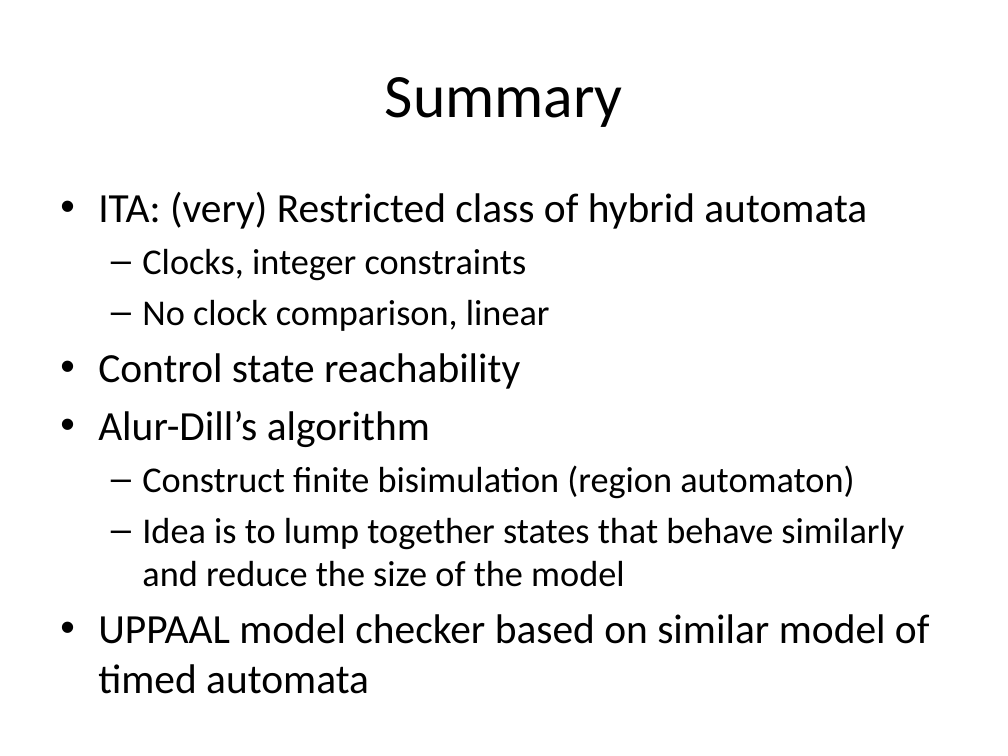
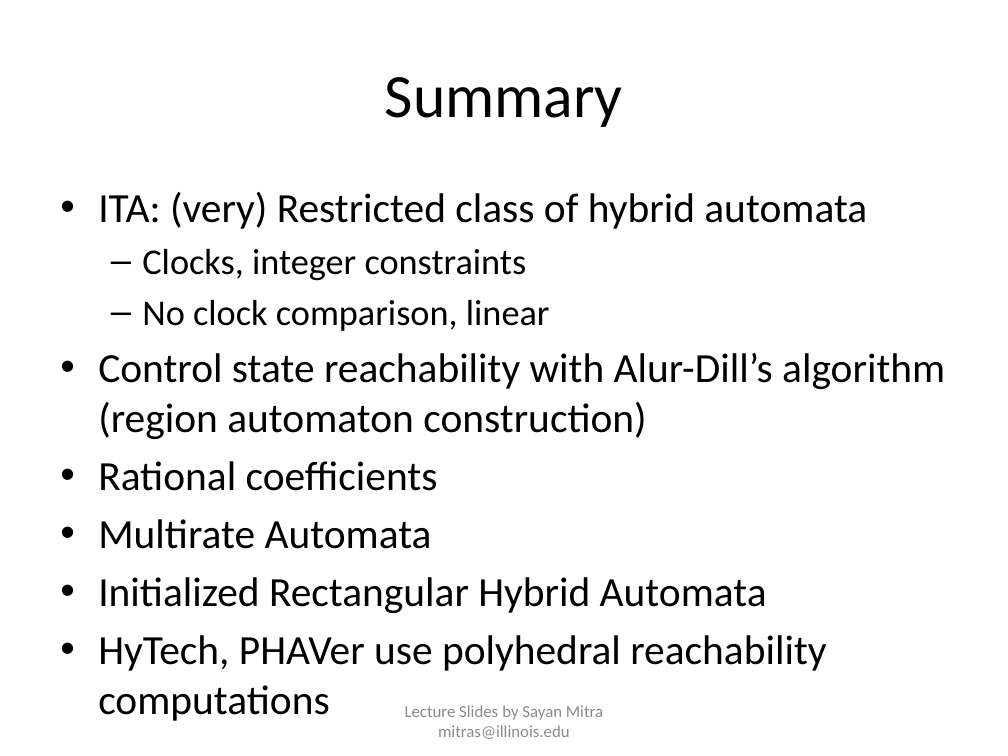
Before and after one commit to sayanmitracode/cpsbooksite, a slide deck: slide 40 of Slides/ReachabilityTimedAutomata.pptx (slide 18 before the commit). Drawn at 1008x756 pixels with LibreOffice and Linux fonts; fonts in the diff are those of the drawing. Boxes give left, top, right and bottom in pixels: in the first picture for what was removed or moved away, otherwise in the second. Text is boxed around its words. In the diff, an @@ line names an element or a change of style, - is before the commit and + after.

Commit message:
reachability

```diff
--- a/Slides/ReachabilityTimedAutomata.pptx
+++ b/Slides/ReachabilityTimedAutomata.pptx
@@ text at [98, 353, 945, 671]: text changed; size 25.9 to 29.6 pt @@
-• Control state reachability
-• Alur-Dill’s algorithm
-  – Construct finite bisimulation (region automaton)
-  – Idea is to lump together states that behave similarly and reduce the size of the model
-• UPPAAL model checker based on similar model of timed automata
+• Control state reachability with Alur-Dill’s algorithm (region automaton construction)
+• Rational coefficients
+• Multirate Automata
+• Initialized Rectangular Hybrid Automata
+• HyTech, PHAVer use polyhedral reachability computations
@@ text added at [405, 705, 603, 739], 12 pt, text #8C8C8C @@
+Lecture Slides by Sayan Mitra mitras@illinois.edu
```
Also in this commit, not shown: 2 other slides changed, 24 slides added, 2 slides removed, 4 other files.
